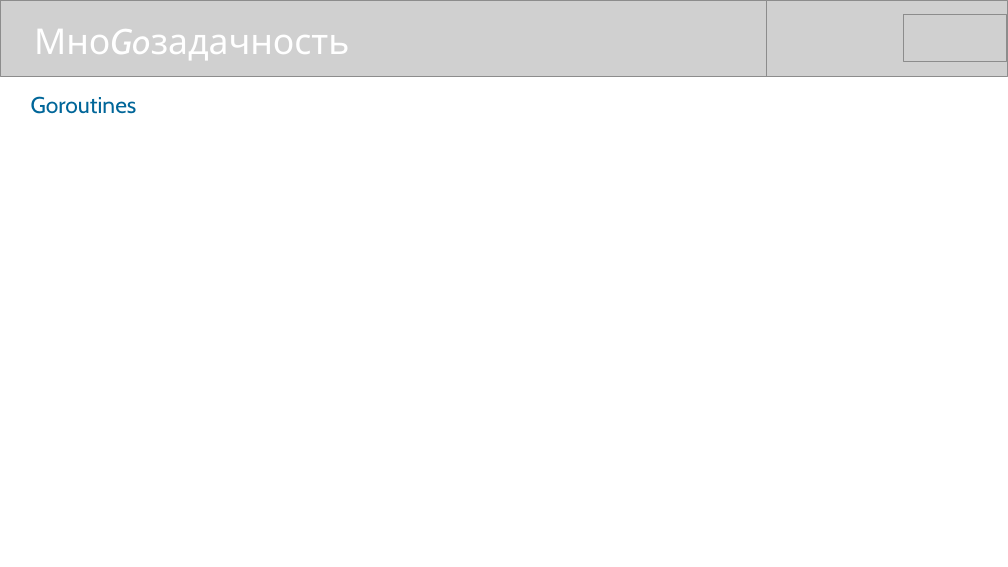
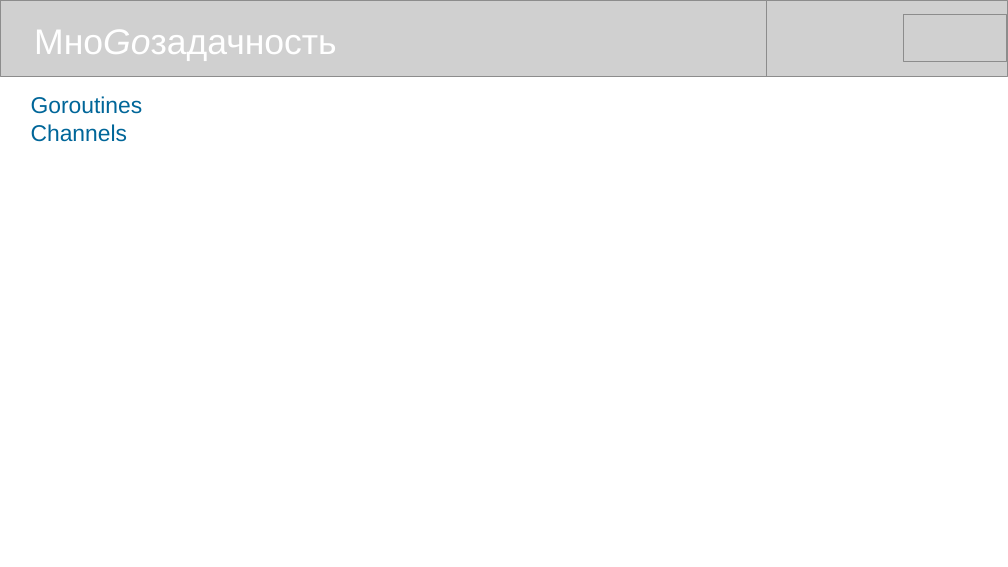
Before and after one commit to mike-shock/Go_language, a slide deck: slide 11 of Go_Intro.odp. Drawn at 1008x567 pixels with LibreOffice and Linux fonts; fonts in the diff are those of the drawing; grey boxes stand for pictures. Boxes give left, top, right and bottom in pixels: in the first picture for what was removed or moved away, otherwise in the second. Text is boxed around its words. In the diff, an @@ line names an element or a change of style, - is before the commit and + after.

```diff
--- a/Go_Intro.odp
+++ b/Go_Intro.odp
@@ text "МноGoзадачность" at (34, 30, 336, 61): font Cabin to Arial @@
@@ text at (31, 96, 143, 114): font Cabin to Arial in "Goroutines" @@
@@ text at (31, 124, 128, 142): paragraph added @@
+Channels
```
Also in this commit, not shown: 12 other slides changed, 2 slides added, 2 slides removed.
